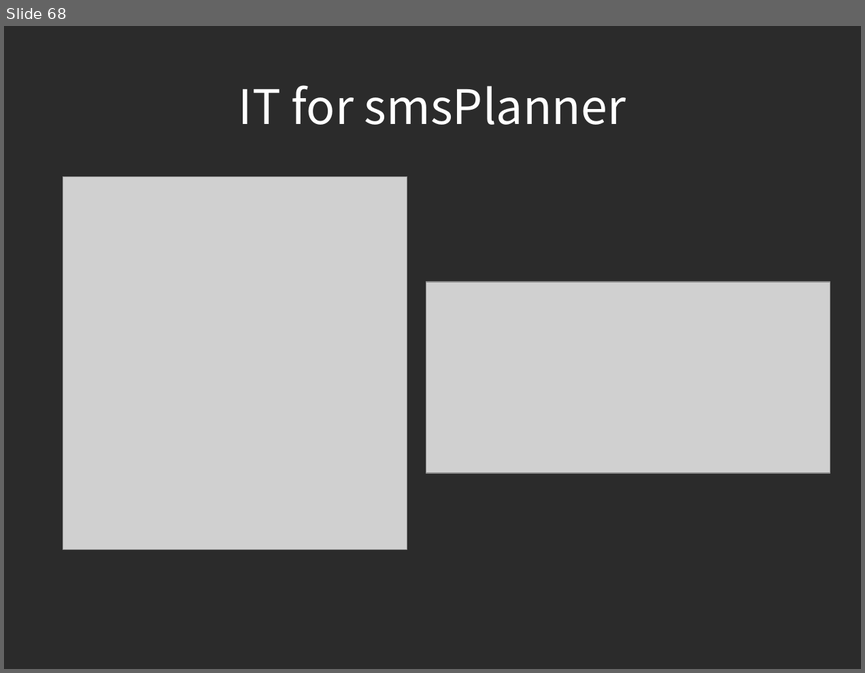
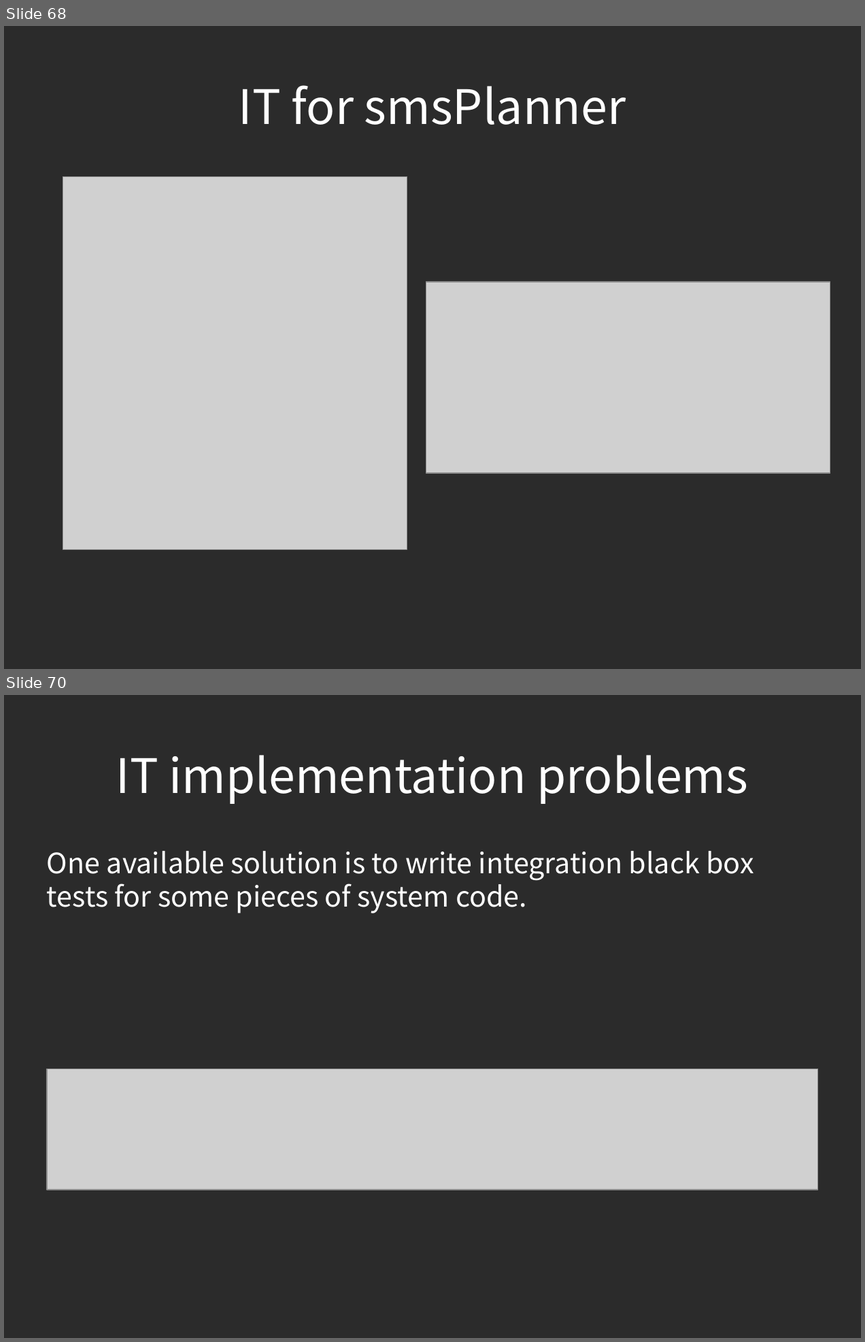
Before and after one commit to piotrek24061988/AutomaticTesting, a slide deck: module1/doc/AutomatedTesting.odp. Shown one above the other, each under a label of ours: slide 68 before the commit, slides 68 and 70 after it; the slides between them are not shown. The pictures are 865x673 and 865x1342 pixels, drawn with LibreOffice and Linux fonts; fonts in the diff are those of the drawing; grey boxes stand for pictures; background and template pictures are left out; a plain dark background stands for a picture behind light text. Boxes give left, top, right and bottom in pixels: in the first picture for what was removed or moved away, otherwise in the second. Text is boxed around its words. In the diff, an @@ line names an element or a change of style, - is before the commit and + after.

```diff
--- a/module1/doc/AutomatedTesting.odp
+++ b/module1/doc/AutomatedTesting.odp
@@ slide 70 added at (x1=4, y1=695, x2=861, y2=1338), background picture (left out) @@
@@ title added at (x1=116, y1=755, x2=748, y2=804), 44 pt, text #FFFFFF @@
+IT implementation problems
@@ text added at (x1=47, y1=851, x2=753, y2=913), 26 pt, text #FFFFFF @@
+One available solution is to write integration black box tests for some pieces of system code.
@@ picture added at (x1=47, y1=1068, x2=818, y2=1189) @@
```
Also in this commit, not shown: 3 other slides added.
